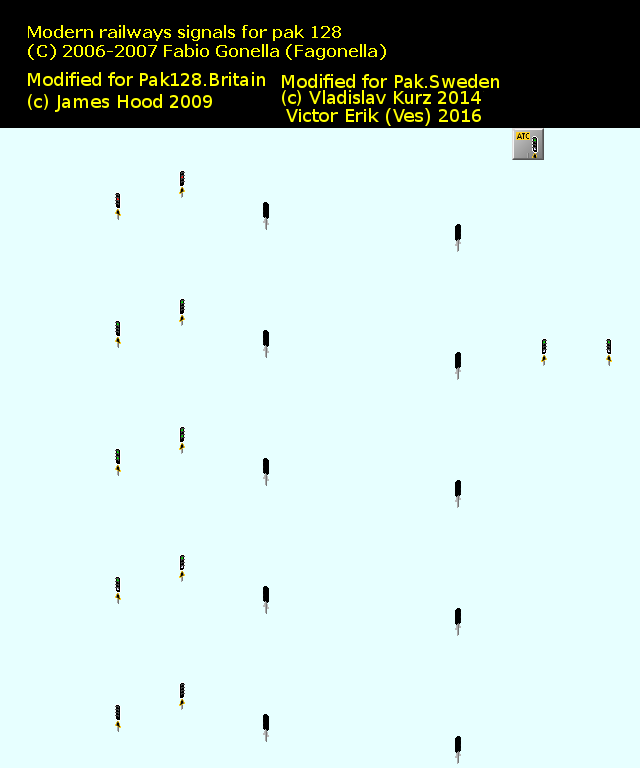
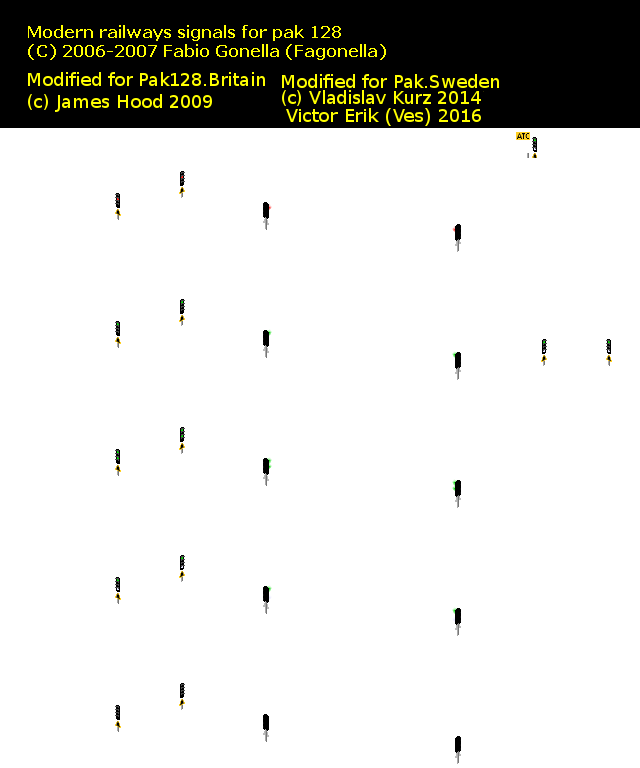
Layers edited between the first and the second w=640, h=768 image:
added layer "Flare" above "Skuggor" over [267, 204, 457, 622]
hid "Bakgrund" over [0, 128, 640, 768]
